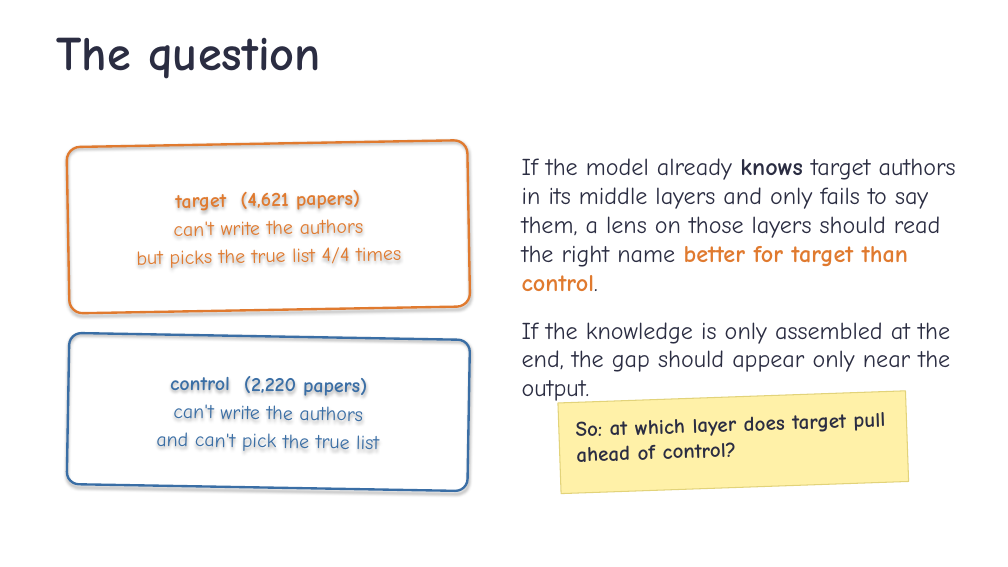
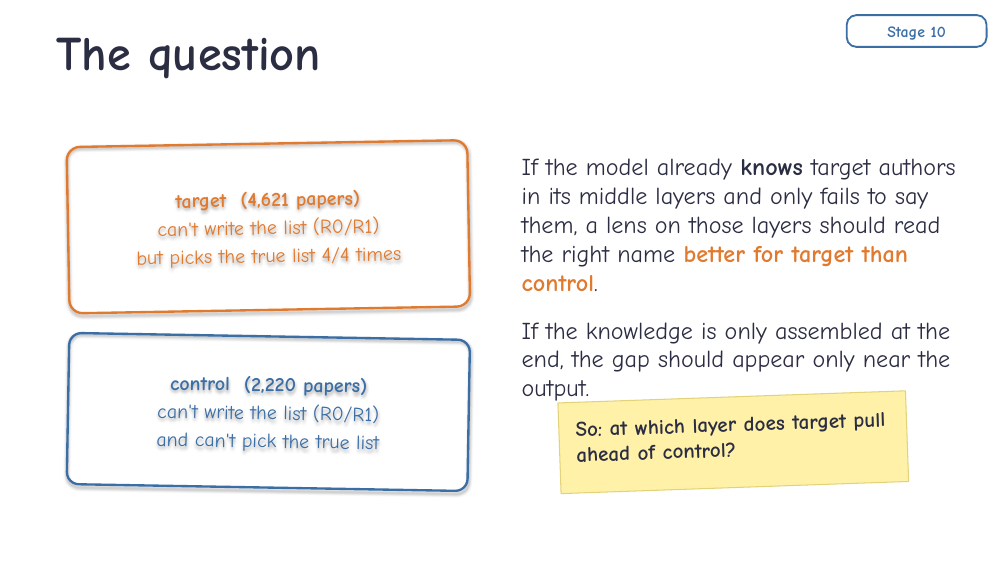
Before and after one commit to ZhiQ1/jlens-authorship-recall, a slide deck: slide 2 of experiment_files/351_stage10/reports/talk/Stage10_author_readout_talk.pptx. Drawn at 1008x567 pixels with LibreOffice and Linux fonts; fonts in the diff are those of the drawing; background and template pictures are left out. Boxes give left, top, right and bottom in pixels: in the first picture for what was removed or moved away, otherwise in the second. Text is boxed around its words. In the diff, an @@ line names an element or a change of style, - is before the commit and + after.

Commit message:
Stage labels everywhere: STAGES.md overview, per-stage READMEs, [Stage X] tags in report and talk; R0-only sensitivity (Stage 10 + 11)

```diff
--- a/experiment_files/351_stage10/reports/talk/Stage10_author_readout_talk.pptx
+++ b/experiment_files/351_stage10/reports/talk/Stage10_author_readout_talk.pptx
@@ rounded rectangle added at <box>847,15,987,47</box>, fill #FFFFFF, outline #3A6EA5 1.75 pt, 15 pt, text #3A6EA5, bold @@
+Stage 10
@@ text in rounded rectangle at <box>158,216,379,236</box>: text changed @@
-can't write the authors
+can't write the list (R0/R1)
@@ text in rounded rectangle at <box>157,404,379,423</box>: text changed @@
-can't write the authors
+can't write the list (R0/R1)
```
Also in this commit, not shown: 21 other slides changed, 36 other files.
